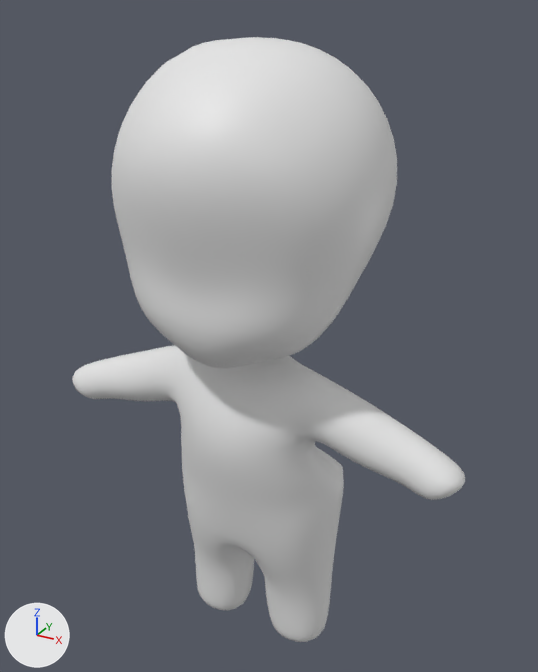
Before and after pictures for a commit that changed the Blender file client/lib/models/chibi.blend.
Before and after are seen from a 50 mm camera at (1.59, -2.74, 1.57) aimed at (0.02, 0.11, 0.15). Arrows for +X, +Y and +Z are at lower left; the lights stay in place.
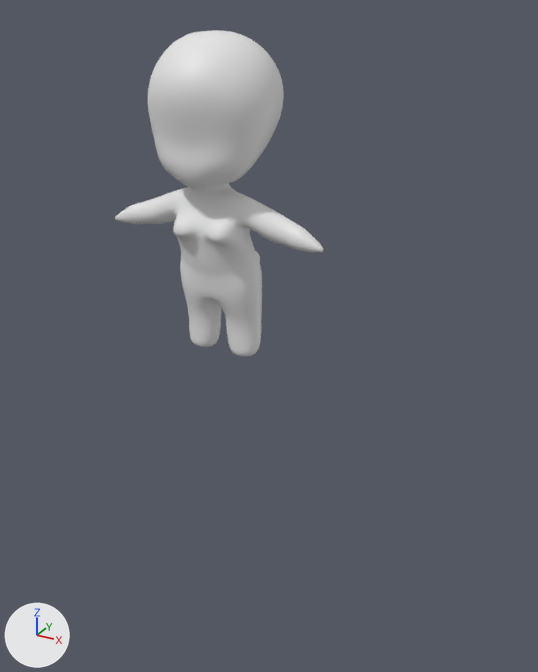
Edits to the scene script, one JSON object a line:
```json
{"block": "me_cube_001", "where": "# used by ob_cube; location = (0.0, 0.0, 0.0)"}
{"op": "remove", "block": "me_cube_001", "code": "me_cube_001.from_pydata(...)  # 95 vertices, 81 faces; spans x 0.0..1.14, y -0.58..0.6, z -1.53..1.57"}
{"op": "add", "block": "me_cube_001", "code": "me_cube_001.from_pydata(...)  # 107 vertices, 92 faces; spans x -0.06..1.17, y -0.58..0.6, z -1.53..1.57"}
{"block": "me_cube_001", "change": "me_cube_001 part 1"}
{"block": "me_cube_001", "change": "3 vertices are removed from x 0.0..0.4, y -0.35..-0.18, z -0.45..-0.08"}
{"block": "me_cube_001", "change": "10 faces are deleted"}
{"block": "me_cube_001", "change": "27 vertices move from x 0.0..1.14, y -0.34..0.27, z -1.2..-0.01 to x -0.06..0.9, y -0.36..0.4, z -1.2..-0.02"}
{"block": "me_cube_001", "change": "15 vertices are added at x 0.0..1.17, y -0.42..0.17, z -0.49..-0.07"}
{"block": "me_cube_001", "change": "21 new faces join them"}
{"op": "set", "path": "ob_cube.location", "old": "(0.0, 0.0, 0.0)", "new": "(-0.274, 0.153, 0.754)"}
{"op": "set", "path": "ob_cube.scale", "old": "(1.0, 1.0, 1.0)", "new": "(0.5, 0.5, 0.5)"}
```

Boxes [x1, y1, x2, y2] around the edits, measured in the pictures (538 x 672 px):
```json
{"object": "Cube", "change": "reshaped, moved, rescaled", "before": [72, 37, 465, 642], "after": [115, 30, 324, 356], "on screen": "47% narrower, 46% shorter"}
{"part": 1, "of": "me_cube_001", "change": "built on", "before": [72, 348, 465, 637], "after": [115, 189, 324, 352]}
```
